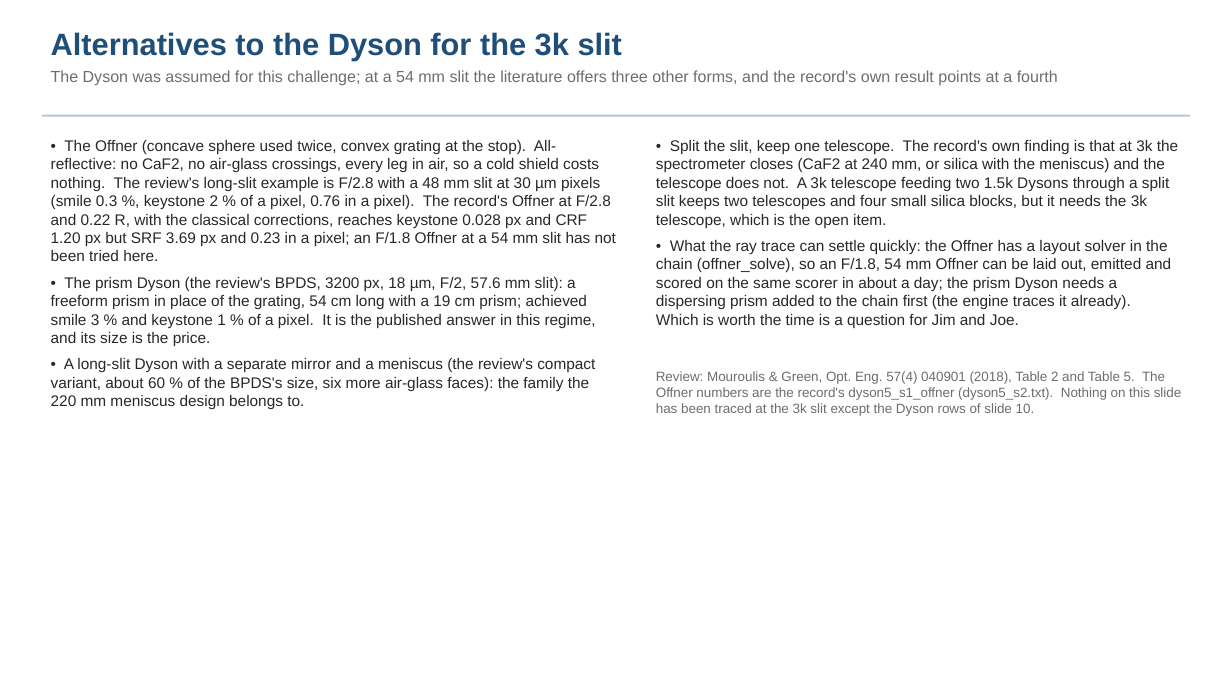
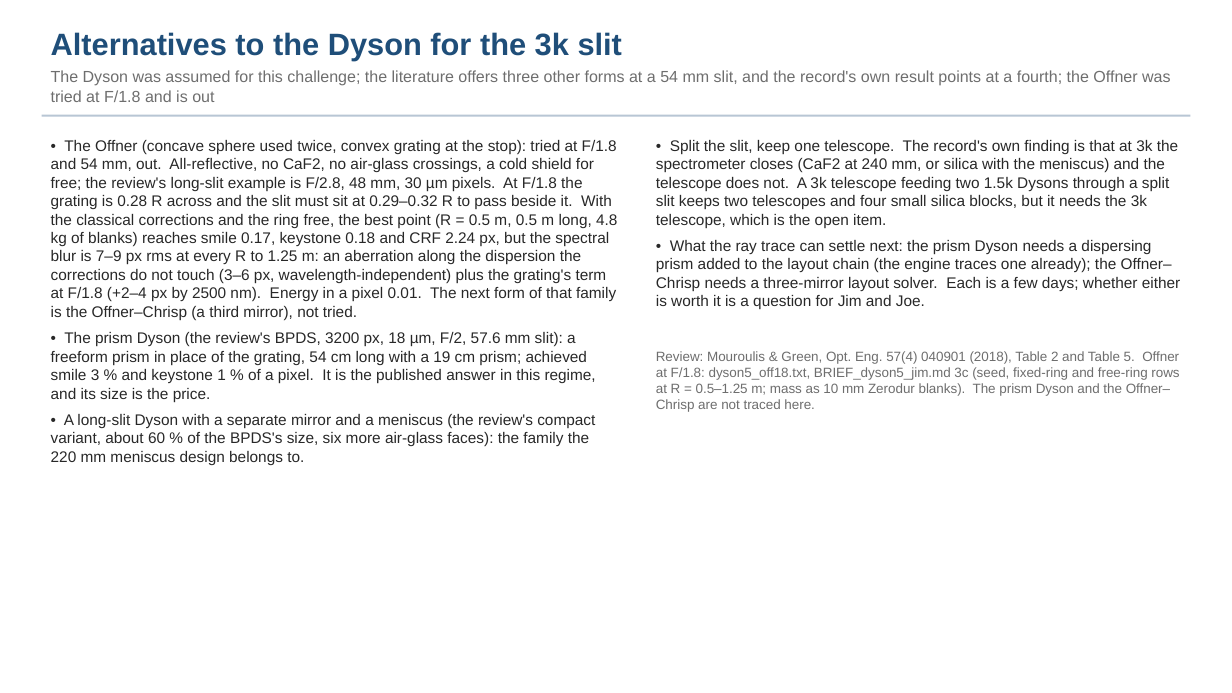
Before and after one commit to nasa-jpl/macos, a slide deck: slide 12 of demo_session/deck_dyson_record.pptx. Drawn at 1232x693 pixels with LibreOffice and Linux fonts; fonts in the diff are those of the drawing. Boxes give left, top, right and bottom in pixels: in the first picture for what was removed or moved away, otherwise in the second. Text is boxed around its words. In the diff, an @@ line names an element or a change of style, - is before the commit and + after.

```diff
--- a/demo_session/deck_dyson_record.pptx
+++ b/demo_session/deck_dyson_record.pptx
@@ text at (x1=51, y1=70, x2=1170, y2=102): text changed @@
-The Dyson was assumed for this challenge; at a 54 mm slit the literature offers three other forms, and the record's own result points at a fourth
+The Dyson was assumed for this challenge; the literature offers three other forms at a 54 mm slit, and the record's own result points at a fourth; the Offner was tried at F/1.8 and is out
@@ text at (x1=51, y1=140, x2=617, y2=321): text changed @@
-• The Offner (concave sphere used twice, convex grating at the stop). All-reflective: no CaF2, no air-glass crossings, every leg in air, so a cold shield costs nothing. The review's long-slit example is F/2.8 with a 48 mm slit at 30 µm pixels (smile 0.3 %, keystone 2 % of a pixel, 0.76 in a pixel). The record's Offner at F/2.8 and 0.22 R, with the classical corrections, reaches keystone 0.028 px and CRF 1.20 px but SRF 3.69 px and 0.23 in a pixel; an F/1.8 Offner at a 54 mm slit has not been tried here.
+• The Offner (concave sphere used twice, convex grating at the stop): tried at F/1.8 and 54 mm, out. All-reflective, no CaF2, no air-glass crossings, a cold shield for free; the review's long-slit example is F/2.8, 48 mm, 30 µm pixels. At F/1.8 the grating is 0.28 R across and the slit must sit at 0.29–0.32 R to pass beside it. With the classical corrections and the ring free, the best point (R = 0.5 m, 0.5 m long, 4.8 kg of blanks) reaches smile 0.17, keystone 0.18 and CRF 2.24 px, but the spectral blur is 7–9 px rms at every R to 1.25 m: an aberration along the dispersion the corrections do not touch (3–6 px, wavelength-independent) plus the grating's term at F/1.8 (+2–4 px by 2500 nm). Energy in a pixel 0.01. The next form of that family is the Offner–Chrisp (a third mirror), not tried.
@@ text at (x1=656, y1=240, x2=1180, y2=309): text changed @@
-• What the ray trace can settle quickly: the Offner has a layout solver in the chain (offner_solve), so an F/1.8, 54 mm Offner can be laid out, emitted and scored on the same scorer in about a day; the prism Dyson needs a dispersing prism added to the chain first (the engine traces it already). Which is worth the time is a question for Jim and Joe.
+• What the ray trace can settle next: the prism Dyson needs a dispersing prism added to the layout chain (the engine traces one already); the Offner–Chrisp needs a three-mirror layout solver. Each is a few days; whether either is worth it is a question for Jim and Joe.
@@ text at (x1=656, y1=351, x2=1179, y2=412): text changed @@
-Review: Mouroulis & Green, Opt. Eng. 57(4) 040901 (2018), Table 2 and Table 5. The Offner numbers are the record's dyson5_s1_offner (dyson5_s2.txt). Nothing on this slide has been traced at the 3k slit except the Dyson rows of slide 10.
+Review: Mouroulis & Green, Opt. Eng. 57(4) 040901 (2018), Table 2 and Table 5. Offner at F/1.8: dyson5_off18.txt, BRIEF_dyson5_jim.md 3c (seed, fixed-ring and free-ring rows at R = 0.5–1.25 m; mass as 10 mm Zerodur blanks). The prism Dyson and the Offner–Chrisp are not traced here.
```
Also in this commit, not shown: 2 other slides changed, 1 other file.
